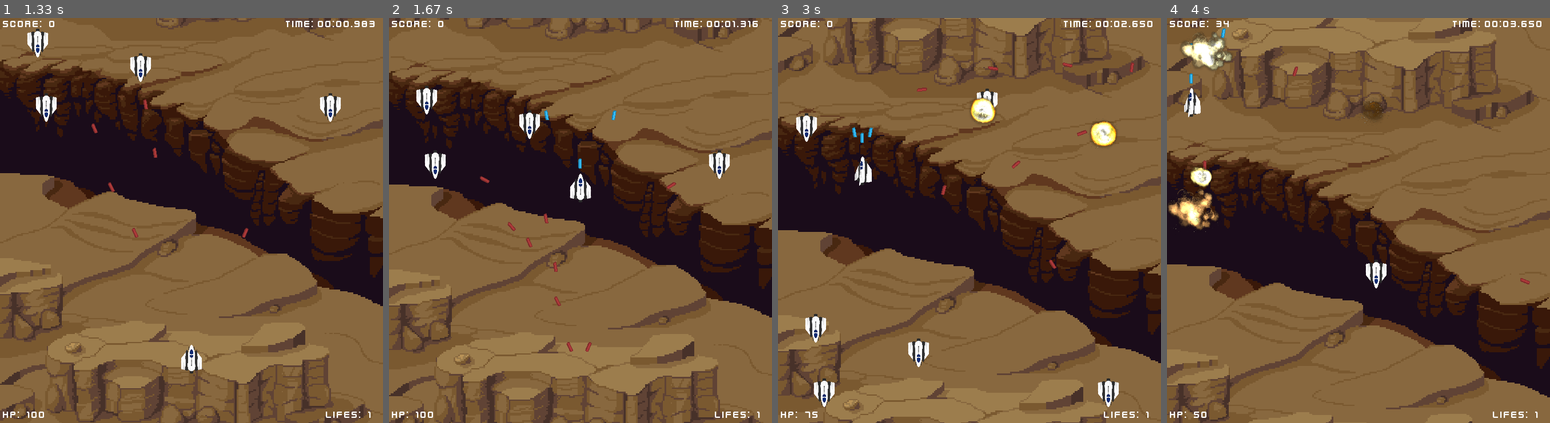
Above: before the commit, frames 1-4 (left to right).
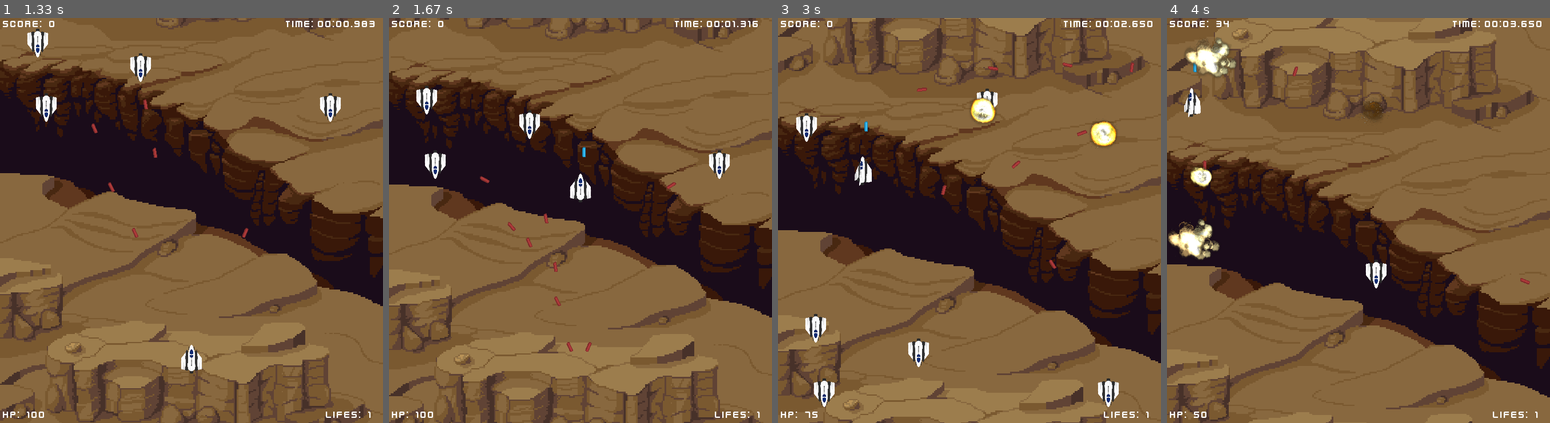
Above: after the commit, the same moments.

Repository: 2ndcouteau/Py_shmup
Game: pygame game, started from srcs/main.py
The game is run twice, just before and just after one commit, with the same random seed, the same clock (stepped at 60 frames per second) and the same inputs.
Inputs:
- Up to frame 1 (1.33 s): tap Enter at 0.33, 1 s; tap Backspace at 0.67 s
- Up to frame 2 (1.67 s): hold Up from 1.33 s (still down); tap Space at 1.4 s
- Up to frame 3 (3 s): tap Space at 1.7, 1.9, 2.2, 2.4, 2.7, 2.97 s; release Up at 1.8 s; hold Right 1.83-2.3 s; tap E at 1.98 s; hold Left 2.33-2.87 s; hold Down from 2.9 s (still down)
- Up to frame 4 (4 s): release Down at 3.2 s; hold Left 3.23-3.63 s; tap Space at 3.3, 3.6, 3.73 s; tap E at 3.38 s; hold Up from 3.67 s (still down)

Frame 1 is identical in both runs. In frame 2, less than 0.1% of the frame differs, in the area x 40-60%, y 22-38%; in frame 3, less than 0.1%; in frame 4, 2.3%, in the area x 0-19%, y 2-60%.

Commit message:
[ADD] Add all items integration Spawn management, update and effect on player DONE

Diff:
--- a/srcs/class_Event.py
+++ b/srcs/class_Event.py
@@ -16,25 +16,6 @@
 								MENU_INPUT_DELAY,
 								OPT_SFX, OPT_MUSIC,
 								media_folder)
-
-# func_table = {
-# 		1: (truc, (1, 2, 3)),
-# 		2: (bidule, (4, 1, 2, 5, 6)),
-# 		3: (machin, (5, 8, 9))
-# 	}
-
-
-# [for x in t.values()]
-# ['string value', [1, 2]]
-
-# [for x in t.keys()]
-# ['first', 'csecond']
-
-# [for x in t.items()]
-# [('a', 'string value'), ('b', [1, 2])]
-
-
-
 
 class Event():
 	def __init__(self):
@@ -252,6 +233,8 @@
 		if g.menu_timer <= 0:
 
 			if keys[K_BACKSPACE]:
+				if (g.opt_sfx is True):
+					g.sound_return.play()
 				g.mode = g.previous_mode
 				g.previous_mode = F_OPTIONS_LEVEL
 				g.menu_timer = MENU_INPUT_DELAY
@@ -302,8 +285,6 @@
 		else :
 			print ("error input Event")
 
-
-
 		pygame.event.clear()
 		g.player.rect = g.player.rect.clamp(g.window_rect)
 			# g.timer_event = EVENT_FREQUENCY
--- a/srcs/class_Game.py
+++ b/srcs/class_Game.py
@@ -10,6 +10,7 @@
 from class_Explosion	import Explosion
 from class_Player		import Player
 from class_Enemy		import Enemy
+from class_Items		import Items
 from class_Background	import Level_background, Level_menu_background, Main_menu_background
 from class_Text			import Text_main_menu, Text_level_menu, Text_level
 from class_Menu			import Main_menu, Level_menu, Death_menu, Gameover_menu, Opt_level_menu
@@ -21,6 +22,7 @@
 								IMG_LEVEL_MENU_BACKGROUND_FULL, IMG_LEVEL_MENU_BACKGROUND_TIER,
 								IMG_PLAYER, IMG_EXPLOSION1, IMG_EXPLOSION2, IMG_EXPLOSION3,
 								HIT_SHOT_ENNEMIES, HIT_SHIP_ENNEMIES, HIT_SHOT_PLAYER,
+								TYPE_HP, TYPE_LIFE, TYPE_SHIELD, TYPE_WEAPON, TYPE_SLOWMOTION, TYPE_INVULNERABILITY,
 								sounds_folder)
 
 class Game():
@@ -54,6 +56,7 @@
 
 		self.sprites_players = pygame.sprite.Group()
 		self.sprites_enemies = pygame.sprite.Group()
+		self.sprites_items = pygame.sprite.Group()
 
 		self.sprites_allies_shoots = pygame.sprite.Group()
 		self.sprites_enemies_shoots = pygame.sprite.Group()
@@ -61,7 +64,7 @@
 
 		self.sprites_explosions = pygame.sprite.Group()
 
-		self.sprites_hitbox = pygame.sprite.Group()
+		# self.sprites_hitbox = pygame.sprite.Group()
 
 
 		self.sound_explosion = pygame.mixer.Sound(os.path.join(sounds_folder, 'explosion42.wav'))
@@ -200,6 +203,13 @@
 			print("Player Shots Collide with Enemies !")
 			self.player.score += HIT_SHOT_PLAYER
 			Explosion(self, hit.rect.center, randint(1, 2))
+			Items.generate(Items, self, hit.rect.center)
+
+		collide_list = pygame.sprite.spritecollide(self.player, self.sprites_items, True, pygame.sprite.collide_mask)
+		# Check the list of collisions.
+		for hit in collide_list:
+			self.player.get_item(hit)
+			print("Player Collide with Items !")
 
 
 	def level_backgrounds_reinitialization(self):
@@ -220,6 +230,7 @@
 		self.sprites_enemies_shoots.empty()
 		self.sprites_allies_shoots.empty()
 		self.sprites_explosions.empty()
+		self.sprites_items.empty()
 
 		self.player.init_level(self)
 		self.level_backgrounds_reinitialization()
@@ -231,6 +242,7 @@
 		self.sprites_enemies_shoots.empty()
 		self.sprites_allies_shoots.empty()
 		self.sprites_explosions.empty()
+		self.sprites_items.empty()
 
 		self.player.init_game(self)
 		self.level_backgrounds_reinitialization()
--- /dev/null
+++ b/srcs/class_Items.py
@@ -0,0 +1,55 @@
+import pygame
+from random import randint
+
+
+from class_Entities	import Entities
+
+from constants			import (X_WINDOW, Y_WINDOW,
+								NEUTRAL,
+								IMG_HP, IMG_LIFE, IMG_SHIELD, IMG_WEAPON, IMG_SLOWMOTION, IMG_INVULNERABILITY,
+								TYPE_HP, TYPE_LIFE, TYPE_SHIELD, TYPE_WEAPON, TYPE_SLOWMOTION, TYPE_INVULNERABILITY,
+								DOWN)
+
+items = [
+	[TYPE_HP, IMG_HP],
+	[TYPE_LIFE, IMG_LIFE],
+	[TYPE_SHIELD, IMG_SHIELD],
+	[TYPE_WEAPON, IMG_WEAPON],
+	[TYPE_SLOWMOTION, IMG_SLOWMOTION],
+	[TYPE_INVULNERABILITY, IMG_INVULNERABILITY]
+]
+
+class Items(Entities):
+	def __init__(self, g, position):
+		Entities.__init__(self, _hp = 0, _lives = 0, _speed = 2, _type = NEUTRAL)
+		self.name = "Item"
+
+		self.g = g
+
+		# Load image from media
+		self.type = items[randint(0, len(items) - 1)][0]
+		self.image = items[self.type][1].convert_alpha()
+
+		self.size = self.image.get_size()
+		# self.size = (self.size[0] / 3, self.size[1] / 3)
+		# self.image = pygame.transform.scale(self.image, (int(self.size[0]), int(self.size[1])))
+
+		# Init item position
+		self.rect = self.image.get_rect(center=position)
+
+		self.mask = pygame.mask.from_surface(self.image)
+
+
+		g.all_sprites.add(self)
+		g.sprites_items.add(self)
+
+
+	def generate(self, g, position):
+		if (randint(0, 20) == 0):
+			Items(g, position)
+
+	def move(self, direction):
+		self.rect = self.rect.move(direction[0] * self.speed, direction[1] * self.speed)
+
+	def update(self):
+		self.move(DOWN)
--- a/srcs/class_Layout.py
+++ b/srcs/class_Layout.py
@@ -6,7 +6,7 @@
 
 from class_Background	import Background
 from constants			import (Y_WINDOW, X_WINDOW,
-								F_MAIN_MENU,
+								F_MAIN_MENU, F_GAMEOVER_MENU,
 								FONT)
 
 class Layout():
@@ -31,6 +31,7 @@
 		g.sprites_enemies.draw(g.window)
 		g.sprites_enemies_shoots.draw(g.window)
 		g.sprites_allies_shoots.draw(g.window)
+		g.sprites_items.draw(g.window)
 		# g.sprites_level_text.draw(g.window)
 
 		# print(g.sprites_explosions)
@@ -51,6 +52,7 @@
 		g.sprites_level_backgrounds.draw(g.window)
 		g.sprites_players.draw(g.window)
 		g.sprites_enemies.draw(g.window)
+		g.sprites_items.draw(g.window)
 
 		# g.sprites_level_text.draw(g.window)
 
@@ -67,9 +69,11 @@
 			g.sprites_main_menu_backgrounds.draw(g.window)
 		else :
 			g.sprites_level_backgrounds.draw(g.window)
-			g.sprites_players.draw(g.window)
-			g.sprites_enemies.draw(g.window)
 			g.sprites_level_menu_backgrounds.draw(g.window)
+			if (g.previous_mode != F_GAMEOVER_MENU):
+				g.sprites_players.draw(g.window)
+				g.sprites_enemies.draw(g.window)
+				g.sprites_items.draw(g.window)
 
 		g.opt_level_menu.text.draw_text(g.window)
 		pygame.display.flip()
--- a/srcs/class_Player.py
+++ b/srcs/class_Player.py
@@ -10,12 +10,13 @@
 from constants		import (X_WINDOW, Y_WINDOW,
 							LEFT, RIGHT,
 							IMG_PLAYER, IMG_PLAYER_SPRITES,
-							PLAYER_HP, PLAYER_LIVES,
+							PLAYER_HP, PLAYER_HP_MAX, PLAYER_LIVES,
 							W_SIMPLE, W_DOUBLE, W_TRIPLE,
+							TYPE_HP, TYPE_LIFE, TYPE_SHIELD, TYPE_WEAPON, TYPE_SLOWMOTION, TYPE_INVULNERABILITY,
 							ALLIES,
 							PLAYER_SHOOT_FREQUENCY,
 							PLAYER_FRAME_RATE,
-							DAMAGE_UNVULNERABILITY_TIME)
+							DAMAGE_INVULNERABILITY_TIME, ITEM_DAMAGE_INVULNERABILITY_TIME)
 
 class Player(Entities):
 
@@ -36,7 +37,7 @@
 		self.range_left = -10 # min: -15, max: 0
 		self.range_right = 10 # min: 0, max: 15
 		# self.weapon = W_SIMPLE
-		self.weapon = W_TRIPLE
+		self.weapon = W_SIMPLE
 		self.g = g
 
 		# Load all sprites positions
@@ -62,6 +63,15 @@
 
 		g.all_sprites.add(self)
 		g.sprites_players.add(self)
+
+		self.items_fct = []
+		self.items_fct.insert(TYPE_HP, self.get_hp)
+		self.items_fct.insert(TYPE_LIFE, self.get_life)
+		self.items_fct.insert(TYPE_SHIELD, self.get_shield)
+		self.items_fct.insert(TYPE_WEAPON, self.get_weapon)
+		self.items_fct.insert(TYPE_SLOWMOTION, self.get_slowmotion)
+		self.items_fct.insert(TYPE_INVULNERABILITY, self.get_invulnerability)
+
 
 
 	def load_sprites(self, img, posx=0, posy=0, width=10, height=10, ratio=(1/2)):
@@ -95,19 +105,21 @@
 	def take_dammage(self, g, dammage):
 		if (self.timer_damage <= 0):
 			self.hp -= dammage
-			self.timer_damage = DAMAGE_UNVULNERABILITY_TIME
+			self.timer_damage = DAMAGE_INVULNERABILITY_TIME
 
 	def init_game(self, g):
 		# Init player position and spec
 		self.rect.x = (X_WINDOW / 2) - self.size[0] / 2
 		self.rect.y = Y_WINDOW - 150
 		self.hp = PLAYER_HP
+		self.lives = PLAYER_LIVES
+		self.weapon = W_SIMPLE
+		self.timer_damage = 0
 
 		# if self.lives < 0:
 		self.start_time = time.time()
 		self.time = time.time()
 		self.score = 0
-		self.lives = PLAYER_LIVES
 
 		g.sprites_players.add(self)
 		g.all_sprites.add(self)
@@ -118,6 +130,8 @@
 		self.rect.x = (X_WINDOW / 2) - self.size[0] / 2
 		self.rect.y = Y_WINDOW - 150
 		self.hp = PLAYER_HP
+		self.weapon = W_SIMPLE
+		self.timer_damage = 0
 
 		g.sprites_players.add(self)
 		g.all_sprites.add(self)
@@ -128,6 +142,8 @@
 		self.rect.x = (X_WINDOW / 2) - self.size[0] / 2
 		self.rect.y = Y_WINDOW - 150
 		self.hp = PLAYER_HP
+		self.weapon = W_SIMPLE
+		self.timer_damage = 0
 
 		self.start_time = time.time()
 		self.time = time.time()
@@ -162,6 +178,32 @@
 				self.range += -1 if (self.range > 0) else 1
 				self.update_image()
 
+	def get_hp(self):
+		if ((self.hp + 50) < PLAYER_HP_MAX):
+			self.hp += 50
+		else :
+			self.hp = PLAYER_HP_MAX
+
+	def get_life(self):
+		self.lives += 1
+
+	def get_shield(self):
+		print("item shield")
+
+	def get_weapon(self):
+		if (self.weapon < W_TRIPLE):
+			self.weapon += 1
+
+	def get_slowmotion(self):
+		print("item slowmotion")
+
+	def get_invulnerability(self):
+		self.timer_damage = ITEM_DAMAGE_INVULNERABILITY_TIME
+
+	def get_item(self, item):
+		self.items_fct[item.type]()
+		self.score += 25
+
 	def update(self):
 		self.time = time.time() - self.start_time
 		self.timer_damage -= self.g.dt
--- a/srcs/constants.py
+++ b/srcs/constants.py
@@ -58,6 +58,14 @@
 ENEMIES = 1
 NEUTRAL = 2
 
+## TYPE ITEMS
+TYPE_HP = 0
+TYPE_LIFE = 1
+TYPE_SHIELD = 2
+TYPE_WEAPON = 3
+TYPE_SLOWMOTION = 4
+TYPE_INVULNERABILITY = 5
+
 ## DIRECTION PLAYER SHIP
 UP = (0, -1)
 DOWN = (0, 1)
@@ -88,10 +96,12 @@
 EXPLOSION_FRAME_RATE = 1000 / 60
 PLAYER_FRAME_RATE = 1000 / 60
 
-DAMAGE_UNVULNERABILITY_TIME = 750 # 750
+DAMAGE_INVULNERABILITY_TIME = 750 # 750
+ITEM_DAMAGE_INVULNERABILITY_TIME = 10000 # 10s
 
 ## DEFAULT CARACTERISTICS
 PLAYER_HP = 100
+PLAYER_HP_MAX = 150
 PLAYER_LIVES = 1
 HIT_SHOT_ENNEMIES = 25
 HIT_SHIP_ENNEMIES = 33
--- a/srcs/main.py
+++ b/srcs/main.py
@@ -32,6 +32,7 @@
 			g.sprites_allies_shoots.update()
 			g.sprites_enemies_shoots.update()
 			g.sprites_enemies.update()
+			g.sprites_items.update()
 			g.player.update()
 
 			g.collide_management()
Not shown, changed: todo.md
